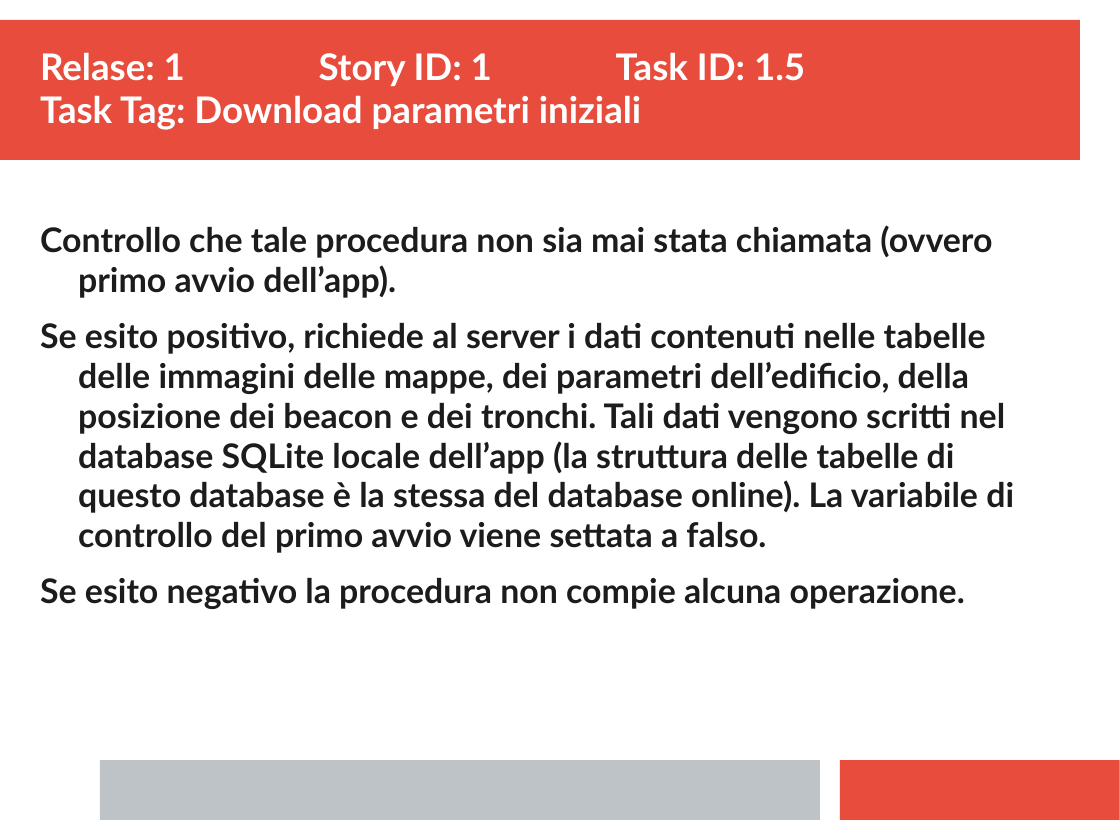
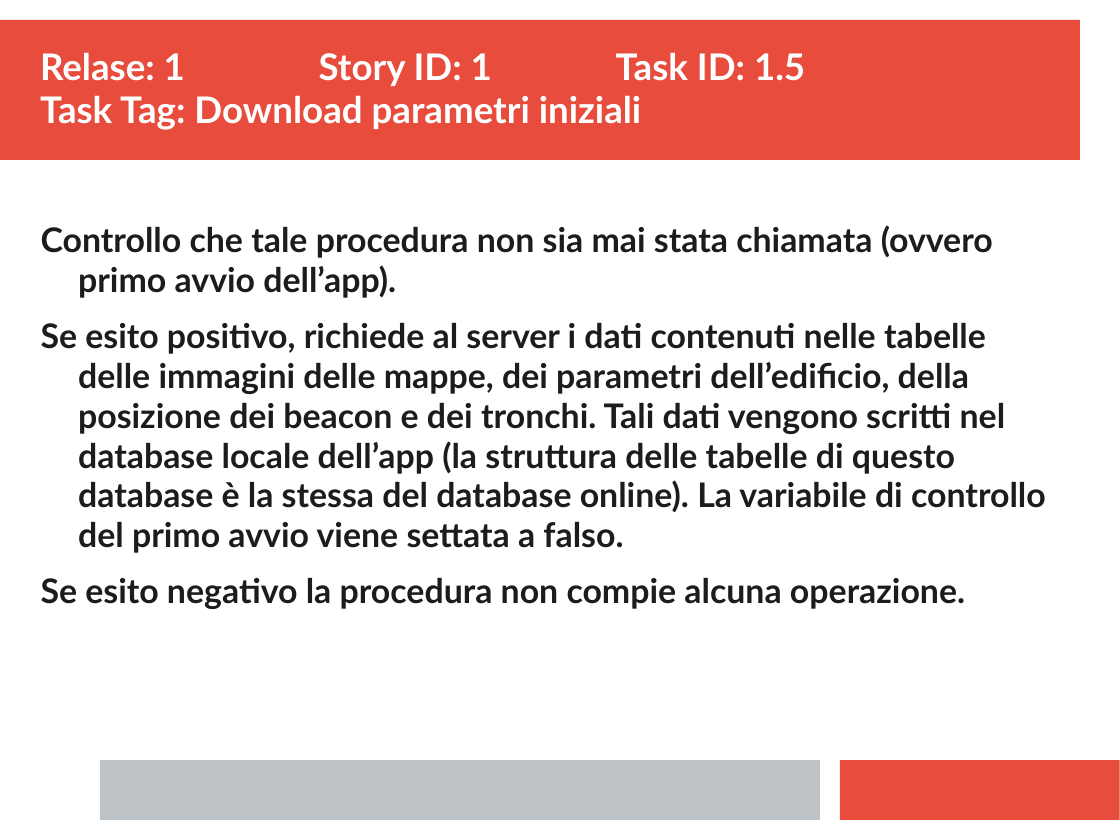
Before and after one commit to ecorradini/ProgettoIDS, a slide deck: slide 5 of AnalisiRequisiti/TaskGestioneUtente.ppt. Drawn at 1120x840 pixels with LibreOffice and Linux fonts; fonts in the diff are those of the drawing. Boxes give left, top, right and bottom in pixels: in the first picture for what was removed or moved away, otherwise in the second. Text is boxed around its words. In the diff, an @@ line names an element or a change of style, - is before the commit and + after.

```diff
--- a/AnalisiRequisiti/TaskGestioneUtente.ppt
+++ b/AnalisiRequisiti/TaskGestioneUtente.ppt
@@ text at <box>41,323,1046,553</box>: text changed @@
-Se esito positivo, richiede al server i dati contenuti nelle tabelle delle immagini delle mappe, dei parametri dell’edificio, della posizione dei beacon e dei tronchi. Tali dati vengono scritti nel database SQLite locale dell’app (la struttura delle tabelle di questo database è la stessa del database online). La variabile di controllo del primo avvio viene settata a falso.
+Se esito positivo, richiede al server i dati contenuti nelle tabelle delle immagini delle mappe, dei parametri dell’edificio, della posizione dei beacon e dei tronchi. Tali dati vengono scritti nel database locale dell’app (la struttura delle tabelle di questo database è la stessa del database online). La variabile di controllo del primo avvio viene settata a falso.
```
Also in this commit, not shown: 2 other slides changed, 2 slides added, 3 other files.
